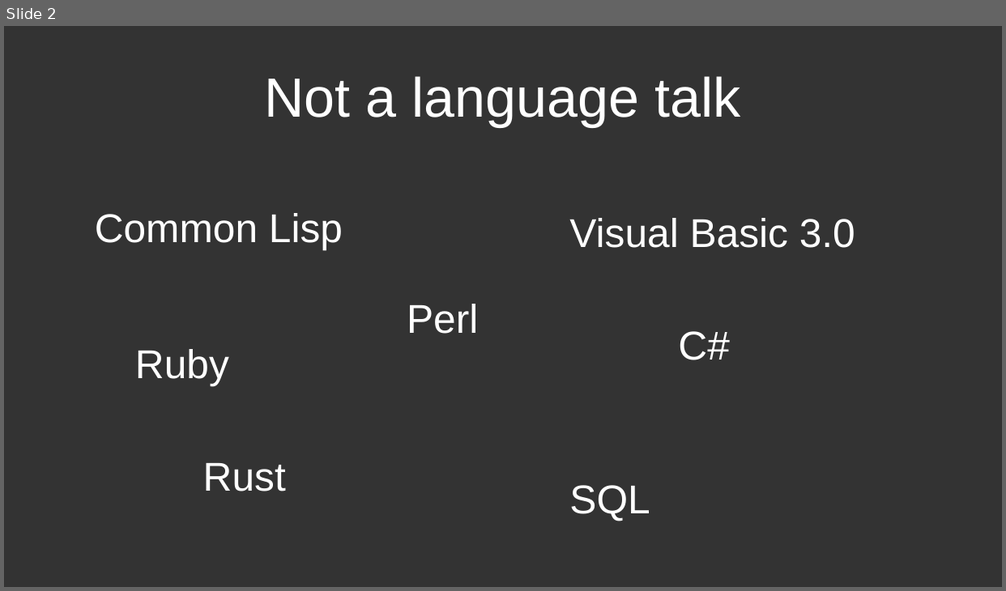
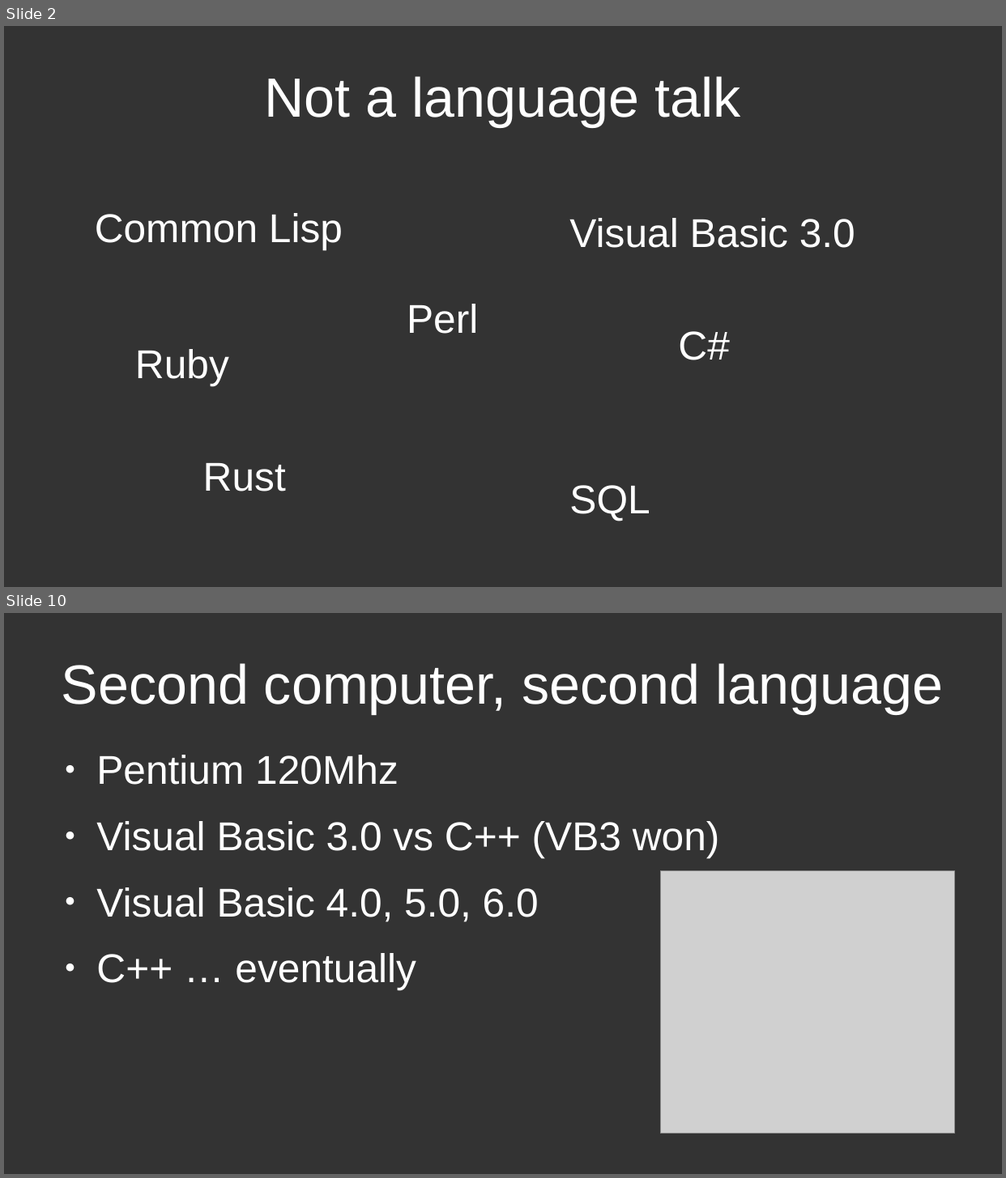
Before and after one commit to deobald/talks, a slide deck: 2024-03-23-inclojure-keynote/talk.odp. Shown one above the other, each under a label of ours: slide 2 before the commit, slides 2 and 10 after it; the slides between them are not shown. The pictures are 1006x591 and 1006x1178 pixels, drawn with LibreOffice and Linux fonts; fonts in the diff are those of the drawing; grey boxes stand for pictures. Boxes give left, top, right and bottom in pixels: in the first picture for what was removed or moved away, otherwise in the second. Text is boxed around its words. In the diff, an @@ line names an element or a change of style, - is before the commit and + after.

```diff
--- a/2024-03-23-inclojure-keynote/talk.odp
+++ b/2024-03-23-inclojure-keynote/talk.odp
@@ slide 10 added at <box>4,613,1002,1174</box>, background #333333 @@
@@ title added at <box>62,663,944,714</box>, 44 pt, text #FFFFFF @@
+Second computer, second language
@@ text added at <box>96,755,720,990</box>, 32 pt, text #FFFFFF @@
+● Pentium 120Mhz
+● Visual Basic 3.0 vs C++ (VB3 won)
+● Visual Basic 4.0, 5.0, 6.0
+● C++ … eventually
@@ picture added at <box>661,871,955,1134</box> @@
```
Also in this commit, not shown: 15 other slides added, 8 other files.
